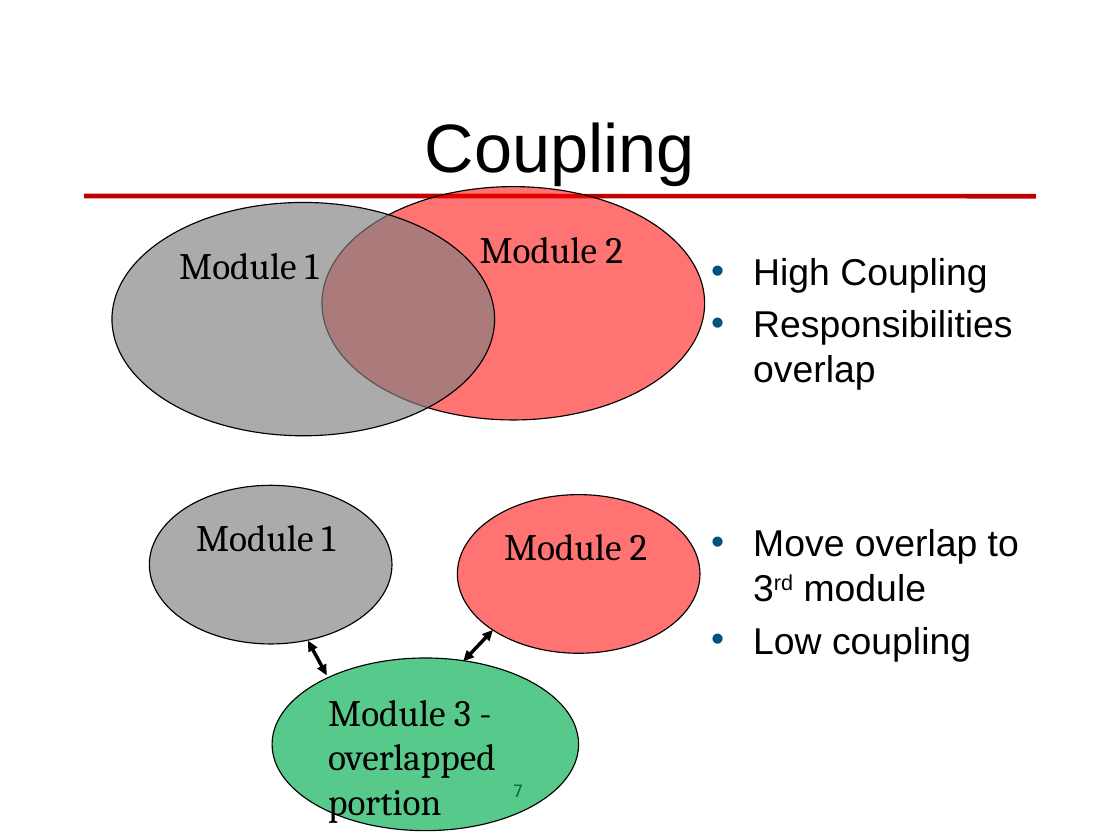
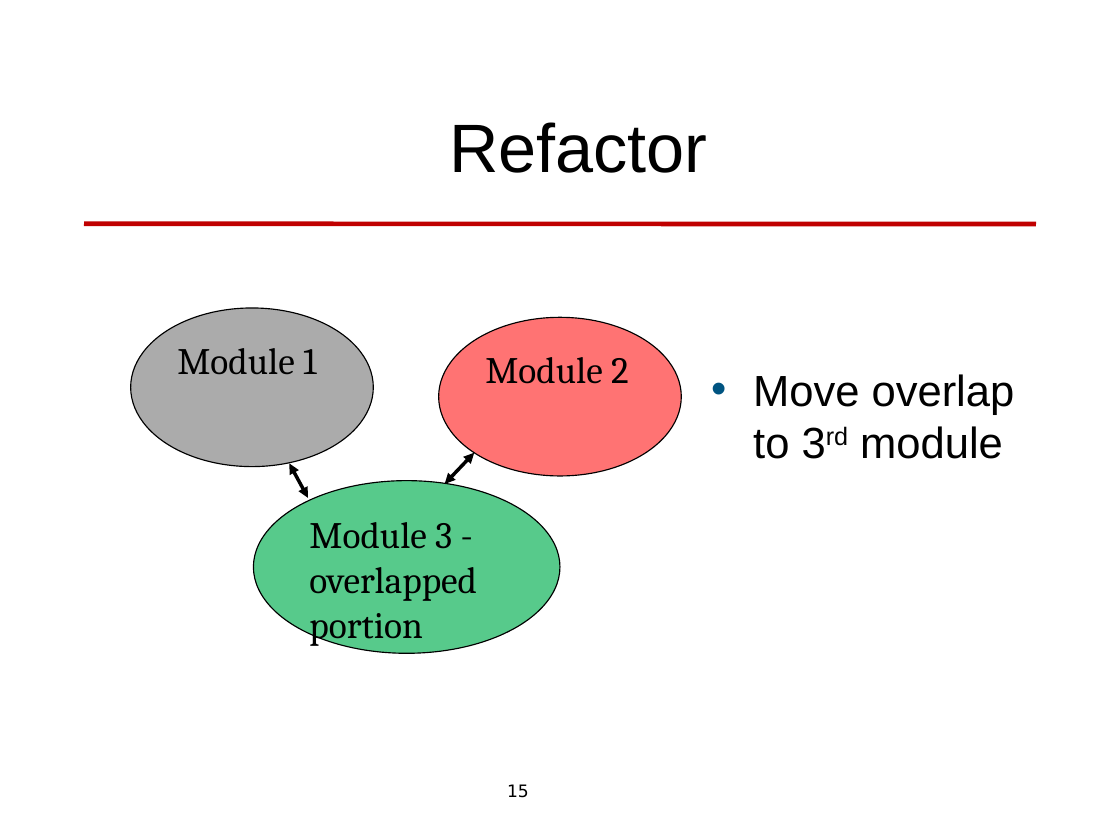
Before and after one commit to len-bass/architecture-design, a slide deck: slide 15 of modifiaibility.pptx (slide 7 before the commit). Drawn at 1120x840 pixels with LibreOffice and Linux fonts; fonts in the diff are those of the drawing; background and template pictures are left out. Boxes give left, top, right and bottom in pixels: in the first picture for what was removed or moved away, otherwise in the second. Text is boxed around its words. In the diff, an @@ line names an element or a change of style, - is before the commit and + after.

```diff
--- a/modifiaibility.pptx
+++ b/modifiaibility.pptx
@@ title at [449,122,707,173]: text changed @@
-Coupling
+Refactor
@@ ellipse removed at [112,203,495,436] @@
-Module 1
@@ ellipse removed at [323,187,706,420] @@
-Module 2
@@ line moved from (84, 196) - (1036, 196) to (84, 224) - (1036, 224) @@
@@ text "Move overlap to 3rd module" at [753,374,1015,459]: size 24 to 28 pt @@
@@ text at [753,258,1012,390]: paragraphs removed @@
-• High Coupling
-• Responsibilities overlap
@@ ellipse "Module 1": place and size @@
-ellipse "Module 1" at [149,485,392,644]
+ellipse "Module 1" at [131,308,374,467]
@@ double arrow moved from (308, 641) - (327, 675) to (289, 464) - (308, 498) @@
@@ 2 ellipses, 1 double arrow: place and size @@
-2 ellipses, 1 double arrow at [272,495,700,831]
+2 ellipses, 1 double arrow at [253,317,682,653]
@@ text at [753,627,971,661]: paragraph removed @@
-• Low coupling
@@ page number at [507,784,529,798]: text changed @@
-7
+15
```
Also in this commit, not shown: 12 other slides changed, 15 slides added, 1 slide removed, 7 other files.
